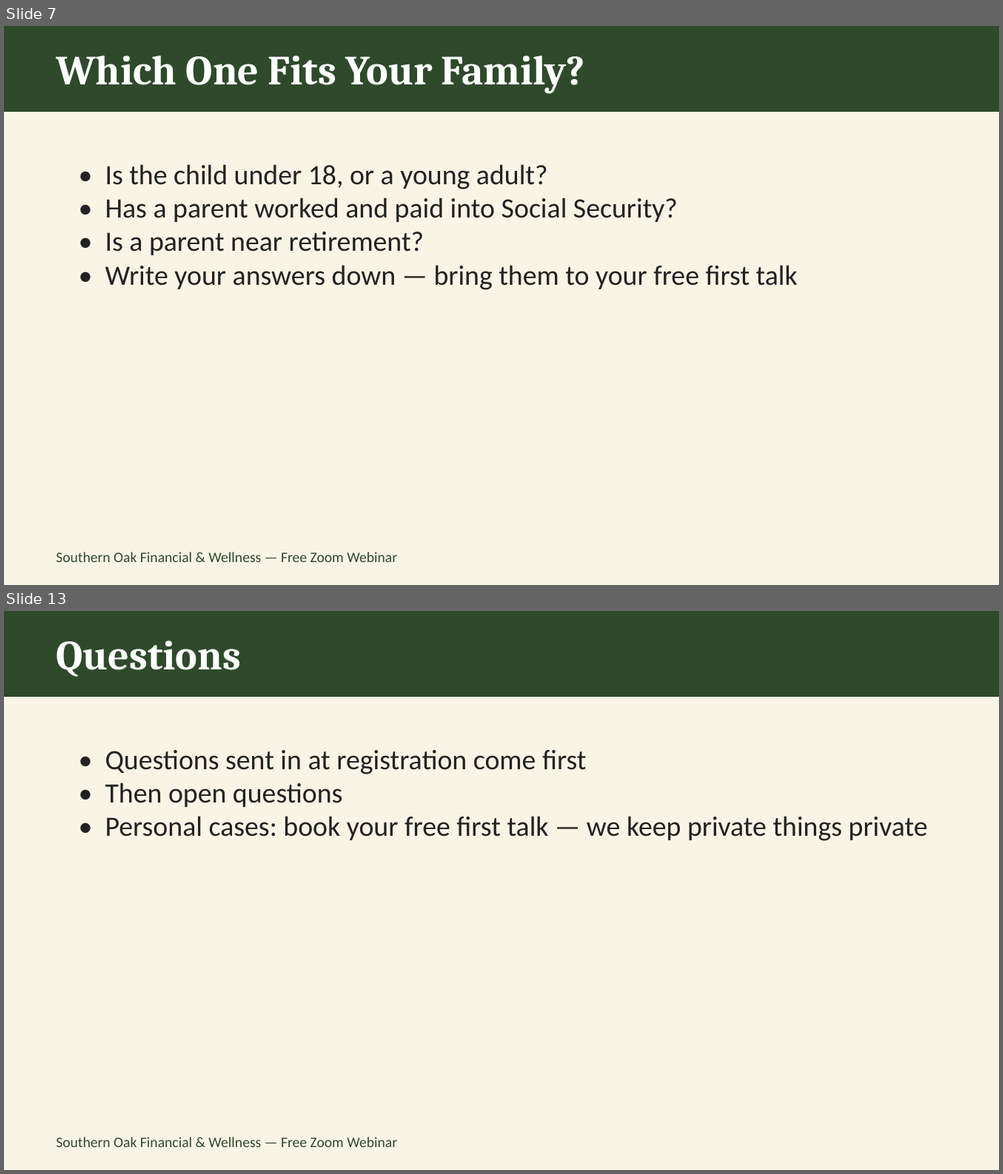
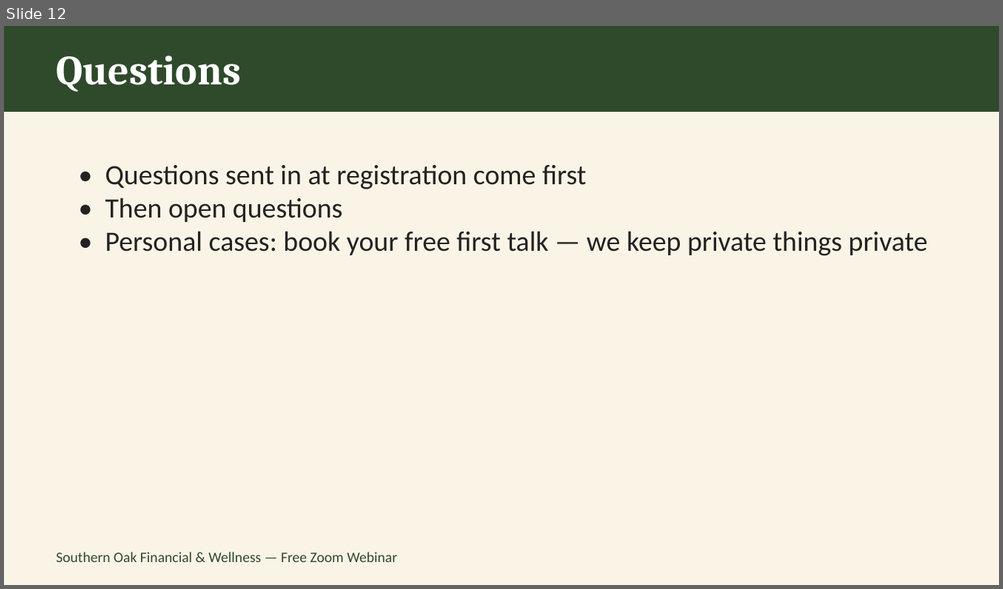
Before and after one commit to southernoakfw-ja/southernoakfw-ja.github.io, a slide deck: assets/Caregiver-Webinar-Nov13.pptx. Shown one above the other, each under a label of ours: slides 7 and 13 before the commit, slide 12 after it; the slides between them are not shown. The pictures are 1003x1174 and 1003x589 pixels, drawn with LibreOffice and Linux fonts; fonts in the diff are those of the drawing. Boxes give left, top, right and bottom in pixels: in the first picture for what was removed or moved away, otherwise in the second. Text is boxed around its words. In the diff, an @@ line names an element or a change of style, - is before the commit and + after.

```diff
--- a/assets/Caregiver-Webinar-Nov13.pptx
+++ b/assets/Caregiver-Webinar-Nov13.pptx
@@ slide 7 removed at (x1=4, y1=26, x2=999, y2=585), background #FFFFFF @@
@@ rectangle removed at (x1=4, y1=26, x2=999, y2=585) @@
@@ rectangle removed at (x1=4, y1=26, x2=999, y2=112) @@
@@ text removed at (x1=56, y1=56, x2=585, y2=93) @@
-Which One Fits Your Family?
@@ text removed at (x1=105, y1=164, x2=797, y2=290) @@
-• Is the child under 18, or a young adult?
-• Has a parent worked and paid into Social Security?
-• Is a parent near retirement?
-• Write your answers down — bring them to your free first talk
@@ text removed at (x1=56, y1=552, x2=397, y2=562) @@
-Southern Oak Financial & Wellness — Free Zoom Webinar
@@ what was slide 13 is now slide 12 @@
```
Also in this commit, not shown: 8 slides changed, 3 slides added, 3 other slides removed, 6 other files.
